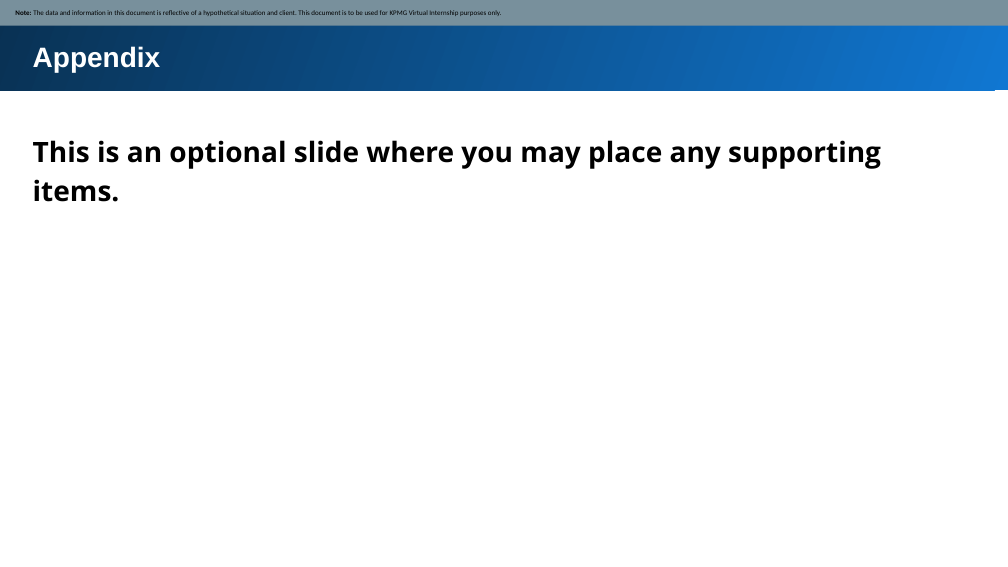
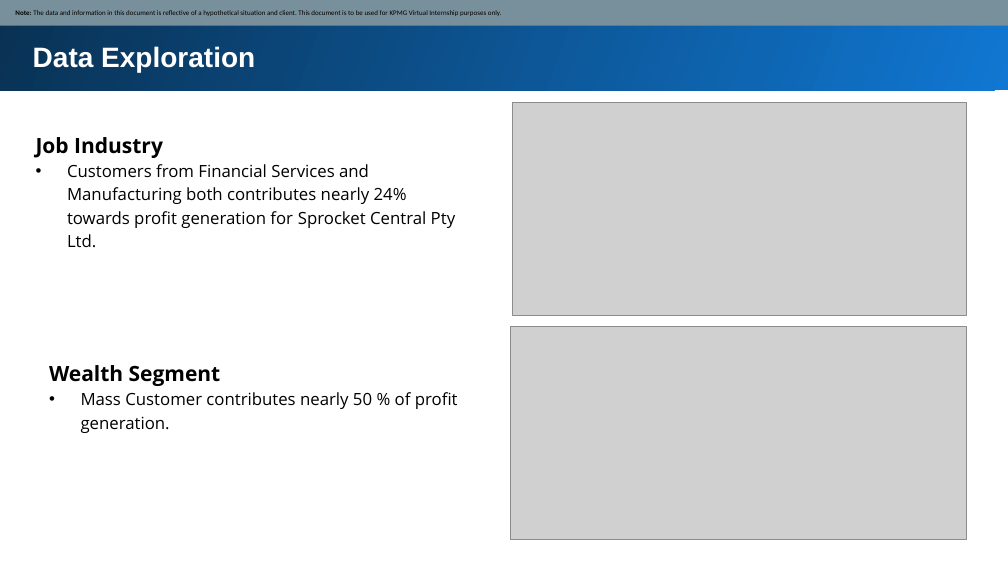
Before and after one commit to sanmoy27/KPMG_VIRTUAL_INTERNSHIP, a slide deck: slide 7 of Module_2_Template_slide.pptx (slide 9 before the commit). Drawn at 1008x567 pixels with LibreOffice and Linux fonts; fonts in the diff are those of the drawing; grey boxes stand for pictures. Boxes give left, top, right and bottom in pixels: in the first picture for what was removed or moved away, otherwise in the second. Text is boxed around its words. In the diff, an @@ line names an element or a change of style, - is before the commit and + after.

```diff
--- a/Module_2_Template_slide.pptx
+++ b/Module_2_Template_slide.pptx
@@ text removed at (x1=33, y1=46, x2=161, y2=72) @@
-Appendix
@@ text added at (x1=33, y1=46, x2=255, y2=72), 20 pt, text #FFFFFF, bold @@
+Data Exploration
@@ picture added at (x1=513, y1=102, x2=968, y2=314) @@
@@ text removed at (x1=33, y1=140, x2=881, y2=202) @@
-This is an optional slide where you may place any supporting items.
@@ text added at (x1=36, y1=137, x2=455, y2=247), 12 pt, text #000000 @@
+Job Industry
+• Customers from Financial Services and Manufacturing both contributes nearly 24% towards profit generation for Sprocket Central Pty Ltd.
@@ picture added at (x1=510, y1=327, x2=967, y2=539) @@
@@ text added at (x1=49, y1=365, x2=458, y2=433), 12 pt, text #000000 @@
+Wealth Segment
+• Mass Customer contributes nearly 50 % of profit generation.
```
Also in this commit, not shown: 4 other slides changed, 2 slides added.
